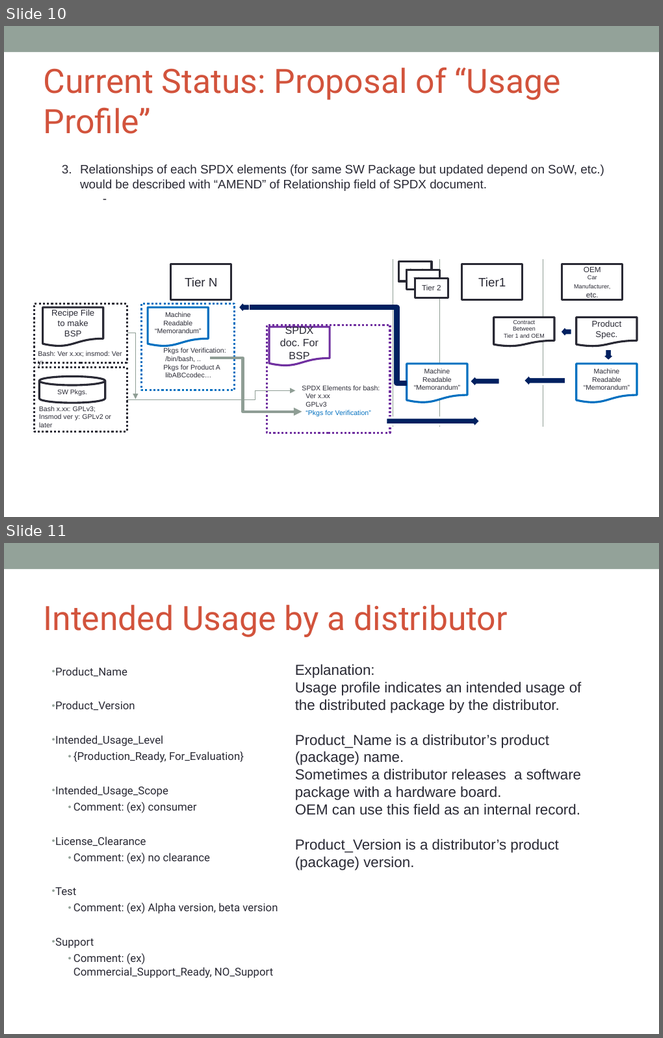
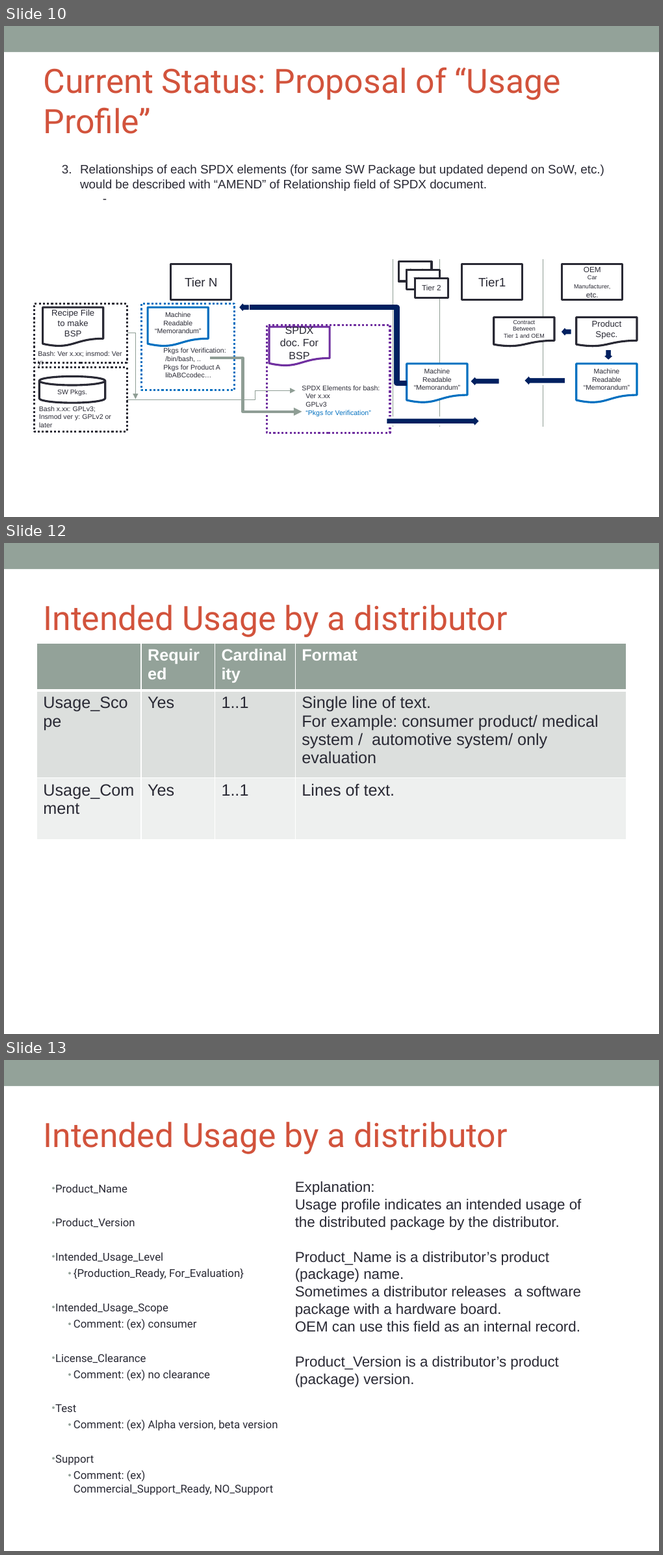
Before and after one commit to OpenChain-Project/OpenChain-JWG, a slide deck: License-Info-Exchange/UsageProfile/Proposal/Background_of_Proposal_of_UsageProfile_CC0.pptx. Shown one above the other, each under a label of ours: slides 10 and 11 before the commit, slides 10, 12 and 13 after it; the slides between them are not shown. The pictures are 663x1038 and 663x1555 pixels, drawn with LibreOffice and Linux fonts; fonts in the diff are those of the drawing; background and template pictures are left out. Boxes give left, top, right and bottom in pixels: in the first picture for what was removed or moved away, otherwise in the second. Text is boxed around its words. In the diff, an @@ line names an element or a change of style, - is before the commit and + after.

```diff
--- a/License-Info-Exchange/UsageProfile/Proposal/Background_of_Proposal_of_UsageProfile_CC0.pptx
+++ b/License-Info-Exchange/UsageProfile/Proposal/Background_of_Proposal_of_UsageProfile_CC0.pptx
@@ slide 12 added at bbox=[4, 543, 659, 1034], background #FFFFFF; not listed: 1 template element that a slide beside it also shows @@
@@ title added at bbox=[43, 605, 508, 637], 36.9 pt, text #D2533C @@
+Intended Usage by a distributor
@@ table added at bbox=[36, 643, 626, 840], 3 rows, 4 columns @@
+ | Required | Cardinality | Format
+Usage_Scope | Yes | 1..1 | Single line of text. / For example: consumer product/ medical system / automotive system/ only evaluation
+Usage_Comment | Yes | 1..1 | Lines of text.
@@ what was slide 11 is now slide 13 @@
```
Also in this commit, not shown: 2 slides changed, 1 other slide added.
